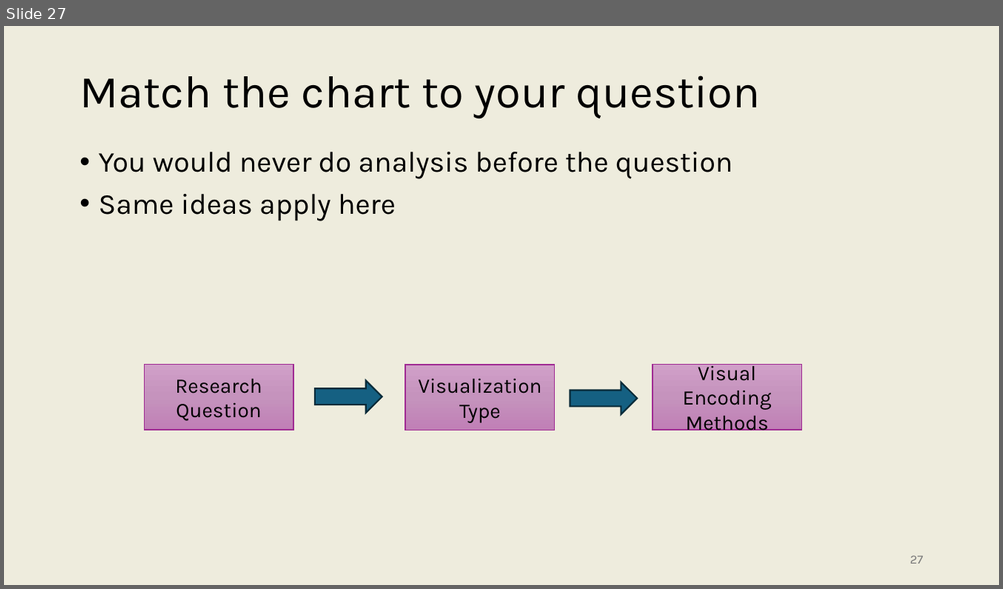
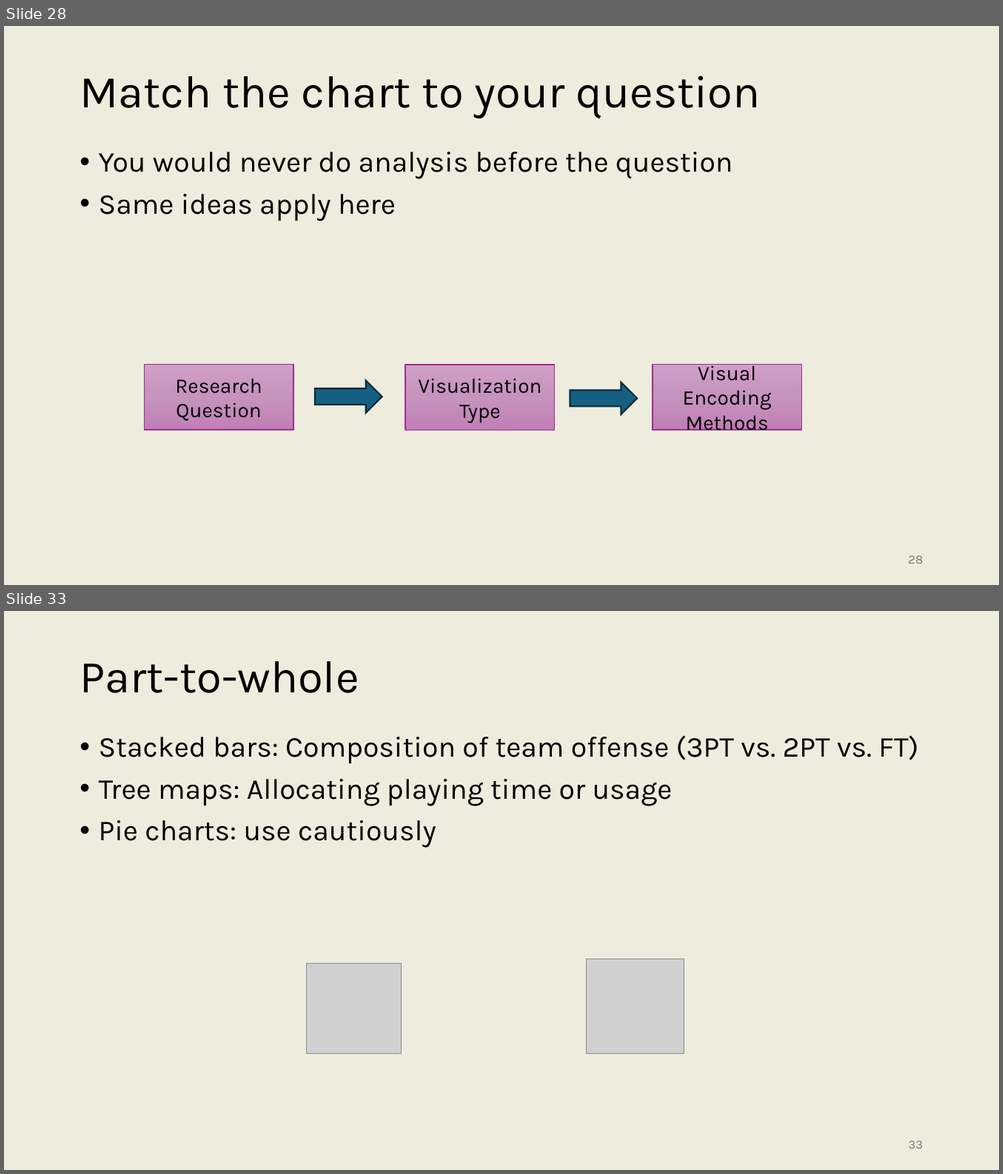
Before and after one commit to onishisaryu/HES-3000-Sports-Data-Analytics, a slide deck: pptx/Lecture7.pptx. Shown one above the other, each under a label of ours: slide 27 before the commit, slides 28 and 33 after it; the slides between them are not shown. The pictures are 1003x589 and 1003x1174 pixels, drawn with LibreOffice and Linux fonts; fonts in the diff are those of the drawing; grey boxes stand for pictures. Boxes give left, top, right and bottom in pixels: in the first picture for what was removed or moved away, otherwise in the second. Text is boxed around its words. In the diff, an @@ line names an element or a change of style, - is before the commit and + after.

```diff
--- a/pptx/Lecture7.pptx
+++ b/pptx/Lecture7.pptx
@@ slide 33 added at (x1=4, y1=611, x2=999, y2=1170), background #EEECDD @@
@@ title added at (x1=79, y1=661, x2=358, y2=693), 44 pt, text #000000 @@
+Part-to-whole
@@ text added at (x1=99, y1=735, x2=918, y2=848), 28 pt, text #000000 @@
+• Stacked bars: Composition of team offense (3PT vs. 2PT vs. FT)
+• Tree maps: Allocating playing time or usage
+• Pie charts: use cautiously
@@ picture added at (x1=306, y1=964, x2=401, y2=1054) @@
@@ picture added at (x1=586, y1=960, x2=684, y2=1054) @@
@@ page number added at (x1=908, y1=1141, x2=923, y2=1149), 12 pt, text #797979 @@
+33
@@ what was slide 27 is now slide 28 @@
@@ page number at (x1=908, y1=556, x2=922, y2=564): text changed @@
-27
+28
```
Also in this commit, not shown: 3 slides changed, 7 other slides added, 4 slides removed.
